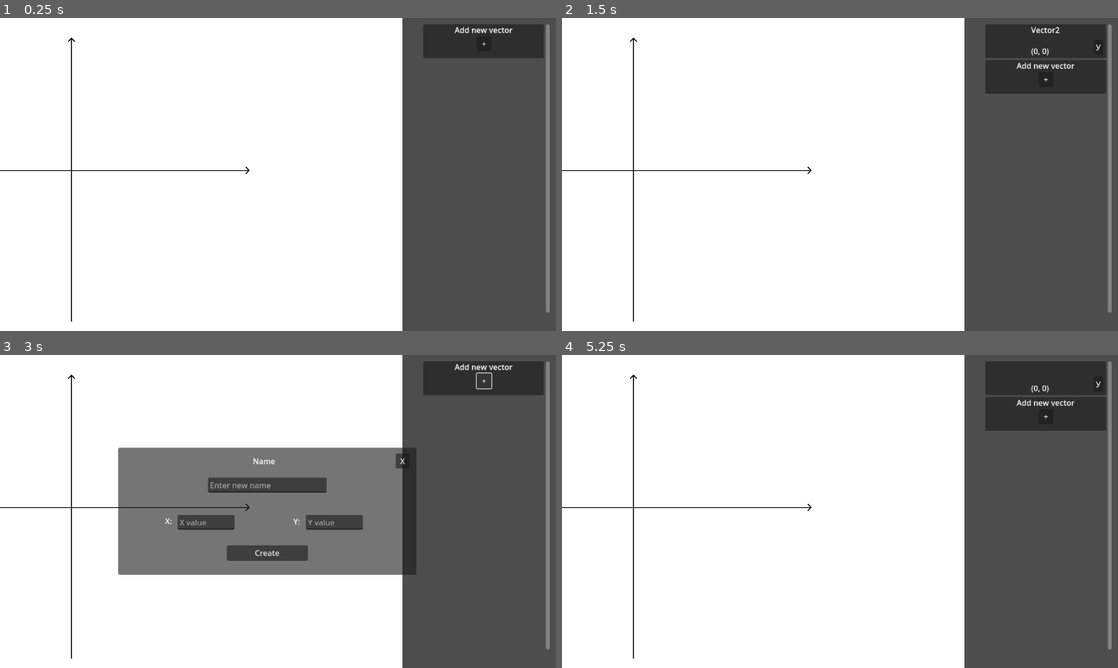
Above: before the commit, frames 1-4 (two rows, left to right).
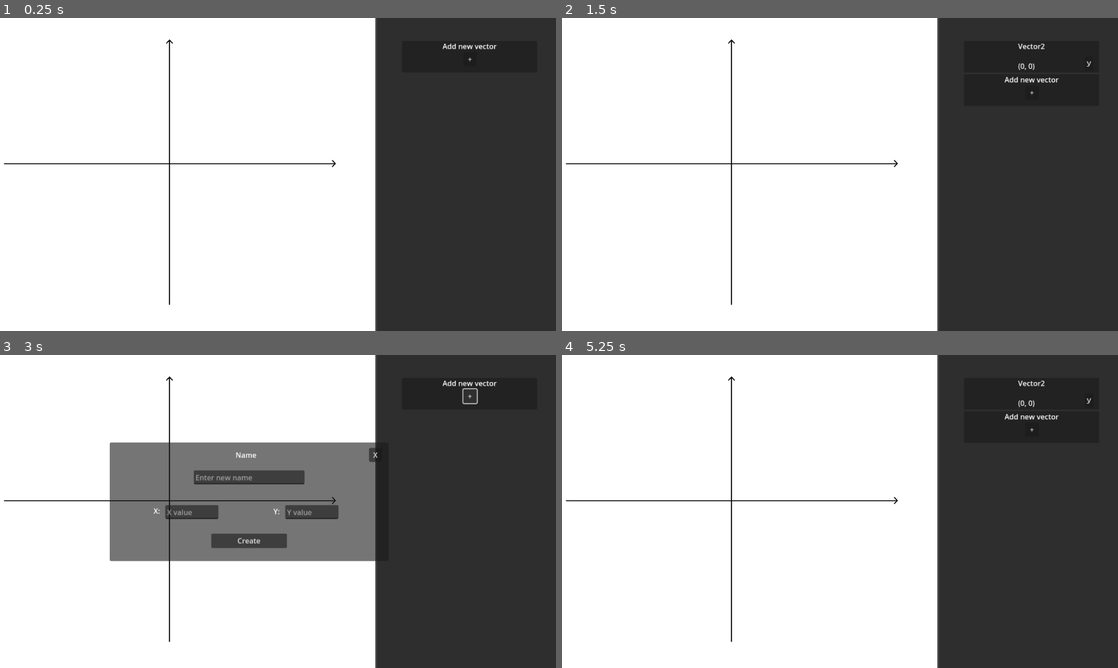
Above: after the commit, the same moments.

Repository: Abrakodabra545/GodotVectorsPlotter
Game: Godot game, scene res://MAINMain.tscn
Two runs of this game, one before a commit and one after it. Both use one fixed random seed, a clock stepped at 60 frames per second and the inputs below.
Inputs:
- Up to frame 1 (0.25 s): no input
- Up to frame 2 (1.5 s): click "+" at 0.5 s; click "Create" at 1.25 s
- Up to frame 3 (3 s): click "У" at 2 s; click "+" at 2.75 s
- Up to frame 4 (5.25 s): click "Х" at 3.5 s; click "+" at 4.25 s; click "Create" at 5 s

The runs differ from the first frame. In frame 1, 31% of the frame differs, in the area x 0-100%, y 0-100%; in frame 2, 29%; in frame 3, 37%; in frame 4, 29%.

Commit message:
Add files via upload

Diff:
--- a/TOEDiagram/AddNewVectorMenuScript.gd
+++ b/TOEDiagram/AddNewVectorMenuScript.gd
@@ -23,6 +23,9 @@
 	xInput.clear()
 	yInput.clear()
 	nameInput.clear()
+	newName = "Vector2"
+	newXPos = 0.0
+	newYPos = 0.0
 
 
 func _on_name_input_text_changed(new_text):
@@ -34,7 +37,7 @@
 
 
 func _on_y_input_text_changed(new_text):
-	newYPos = float(new_text)
+	newYPos = -float(new_text)
 
 
 func _on_create_button_button_up():
--- a/TOEDiagram/MAINMain.gd
+++ b/TOEDiagram/MAINMain.gd
@@ -3,10 +3,12 @@
 
 var listOfVectorsName = []
 var listOfVectorsPosition = []
+var listofVectorsObject = []
 
-@onready var UIListOfVectors = $UI/ScrollContainer/VBoxContainer
+@onready var UIListOfVectors = $Camera2D/UI/Panel/ScrollContainer/VBoxContainer
 @onready var vectorPanel = load("res://vector_panel.tscn")
-@onready var addMeny = $UI/AddMenu
+@onready var addMeny = $Camera2D/UI/AddMenu
+@onready var buildingPlane = $BuildingPlane
 
 func _ready():
 	refreshListOfVectors()
@@ -14,6 +16,8 @@
 
 
 func refreshListOfVectors():
+	buildingPlane.delete_all()
+
 	for child in UIListOfVectors.get_children():
 		child.queue_free()
 
@@ -23,8 +27,9 @@
 		vectorToAdd.set_name_of_vector(listOfVectorsName[currentVector])
 		vectorToAdd.set_coord_of_vector(listOfVectorsPosition[currentVector])
 		vectorToAdd.deleteVectorPressed.connect(deleteVector.bind())
-		vectorToAdd.vectorId = currentVector
+		vectorToAdd.set_vector_id(currentVector)
 		UIListOfVectors.add_child(vectorToAdd)
+		buildingPlane.build_vector(listOfVectorsPosition[currentVector], currentVector)
 
 	var vectorToAdd = vectorPanel.instantiate()
 	vectorToAdd.set_panel_to_addview()
@@ -37,6 +42,7 @@
 func deleteVector(id):
 	listOfVectorsName.remove_at(id)
 	listOfVectorsPosition.remove_at(id)
+
 	refreshListOfVectors()
 
 func _on_add_menu_create_button_pressed():
--- a/TOEDiagram/MAINMain.tscn
+++ b/TOEDiagram/MAINMain.tscn
@@ -1,40 +1,80 @@
-[gd_scene load_steps=4 format=3 uid="uid://bpdfg7dpoprh"]
+[gd_scene load_steps=5 format=3 uid="uid://bpdfg7dpoprh"]
 
 [ext_resource type="Texture2D" uid="uid://kx0f82r8sjca" path="res://KoordSystem.png" id="1_4cqm0"]
 [ext_resource type="Script" path="res://MAINMain.gd" id="1_a0v0q"]
 [ext_resource type="PackedScene" uid="uid://cm4b36u6cvobq" path="res://AddNewVectorMenu.tscn" id="3_tdqqg"]
+[ext_resource type="PackedScene" uid="uid://dy4qtqe5yg1tw" path="res://building_plane.tscn" id="4_cdt31"]
 
 [node name="Main" type="Node2D"]
 script = ExtResource("1_a0v0q")
+metadata/_edit_horizontal_guides_ = [321.0]
+metadata/_edit_vertical_guides_ = [378.0]
 
 [node name="KoordSystem" type="Sprite2D" parent="."]
-position = Vector2(166.841, 360.8)
+position = Vector2(378, 321)
 scale = Vector2(0.418345, 0.437857)
 texture = ExtResource("1_4cqm0")
+offset = Vector2(-504.748, 90.8972)
 
-[node name="UI" type="Control" parent="."]
+[node name="BuildingPlane" parent="." instance=ExtResource("4_cdt31")]
+position = Vector2(378, 321)
+
+[node name="VectorsBase" type="Node2D" parent="."]
+position = Vector2(148, 316)
+
+[node name="Camera2D" type="Camera2D" parent="."]
+position = Vector2(618, 345)
+zoom = Vector2(1.038, 1.038)
+
+[node name="UI" type="Control" parent="Camera2D"]
 layout_mode = 3
-anchors_preset = 0
-offset_right = 1151.0
-offset_bottom = 649.0
+anchors_preset = 15
+anchor_right = 1.0
+anchor_bottom = 1.0
+offset_left = -618.0
+offset_top = -345.0
+offset_right = -618.0
+offset_bottom = -345.0
+grow_horizontal = 2
+grow_vertical = 2
+metadata/_edit_use_anchors_ = true
 
-[node name="ScrollContainer" type="ScrollContainer" parent="UI"]
+[node name="Panel" type="Panel" parent="Camera2D/UI"]
 layout_mode = 1
-anchors_preset = -1
-anchor_left = 0.708
-anchor_right = 1.006
-anchor_bottom = 1.0
-offset_left = 62.092
-offset_top = 13.0
-offset_right = -18.906
-offset_bottom = -39.0
+anchors_preset = 6
+anchor_left = 1.0
+anchor_top = 0.5
+anchor_right = 1.0
+anchor_bottom = 0.5
+offset_left = 837.0
+offset_top = -4.0
+offset_right = 1247.0
+offset_bottom = 704.0
+grow_horizontal = 0
+grow_vertical = 2
+
+[node name="ScrollContainer" type="ScrollContainer" parent="Camera2D/UI/Panel"]
+custom_minimum_size = Vector2(250, 100)
+layout_mode = 1
+anchors_preset = 6
+anchor_left = 1.0
+anchor_top = 0.5
+anchor_right = 1.0
+anchor_bottom = 0.5
+offset_left = -354.0
+offset_top = -301.0
+offset_bottom = 301.0
+grow_horizontal = 0
+grow_vertical = 2
 vertical_scroll_mode = 2
 
-[node name="VBoxContainer" type="VBoxContainer" parent="UI/ScrollContainer"]
+[node name="VBoxContainer" type="VBoxContainer" parent="Camera2D/UI/Panel/ScrollContainer"]
 custom_minimum_size = Vector2(100, 50)
+layout_direction = 1
 layout_mode = 2
+size_flags_horizontal = 4
 
-[node name="AddMenu" parent="UI" instance=ExtResource("3_tdqqg")]
+[node name="AddMenu" parent="Camera2D/UI" instance=ExtResource("3_tdqqg")]
 visible = false
 layout_mode = 0
 offset_left = 245.0
@@ -42,8 +82,5 @@
 offset_right = 863.0
 offset_bottom = 455.0
 
-[node name="VectorsBase" type="Node2D" parent="."]
-position = Vector2(148, 316)
-
-[connection signal="createButtonPressed" from="UI/AddMenu" to="." method="_on_add_menu_create_button_pressed"]
-[connection signal="exitButtonPressed" from="UI/AddMenu" to="." method="_on_add_menu_exit_button_pressed"]
+[connection signal="createButtonPressed" from="Camera2D/UI/AddMenu" to="." method="_on_add_menu_create_button_pressed"]
+[connection signal="exitButtonPressed" from="Camera2D/UI/AddMenu" to="." method="_on_add_menu_exit_button_pressed"]
--- /dev/null
+++ b/TOEDiagram/UI.tscn
@@ -0,0 +1,54 @@
+[gd_scene load_steps=2 format=3 uid="uid://cikpknk46m0yl"]
+
+[ext_resource type="PackedScene" uid="uid://cm4b36u6cvobq" path="res://AddNewVectorMenu.tscn" id="1_vmf2f"]
+
+[node name="Control" type="Control"]
+layout_mode = 3
+anchors_preset = 15
+anchor_right = 1.0
+anchor_bottom = 1.0
+grow_horizontal = 2
+grow_vertical = 2
+
+[node name="Panel" type="Panel" parent="."]
+layout_mode = 1
+anchors_preset = 6
+anchor_left = 1.0
+anchor_top = 0.5
+anchor_right = 1.0
+anchor_bottom = 0.5
+offset_left = 837.0
+offset_top = -4.0
+offset_right = 1247.0
+offset_bottom = 704.0
+grow_horizontal = 0
+grow_vertical = 2
+
+[node name="ScrollContainer" type="ScrollContainer" parent="Panel"]
+custom_minimum_size = Vector2(250, 100)
+layout_mode = 1
+anchors_preset = 6
+anchor_left = 1.0
+anchor_top = 0.5
+anchor_right = 1.0
+anchor_bottom = 0.5
+offset_left = -354.0
+offset_top = -301.0
+offset_bottom = 301.0
+grow_horizontal = 0
+grow_vertical = 2
+vertical_scroll_mode = 2
+
+[node name="VBoxContainer" type="VBoxContainer" parent="Panel/ScrollContainer"]
+custom_minimum_size = Vector2(100, 50)
+layout_direction = 1
+layout_mode = 2
+size_flags_horizontal = 4
+
+[node name="AddMenu" parent="." instance=ExtResource("1_vmf2f")]
+visible = false
+layout_mode = 0
+offset_left = 245.0
+offset_top = 192.0
+offset_right = 863.0
+offset_bottom = 455.0
--- a/TOEDiagram/VectorPanel.gd
+++ b/TOEDiagram/VectorPanel.gd
@@ -21,11 +21,17 @@
 		nameLabel.set_text(vectorName)
 	else:
 			nameLabel.set_text(vectorName)
-			coordLabel.set_text(str(vectorCoord))
+			coordLabel.set_text(str(vectorCoord * Vector2(1, -1)))
+
 
 
 func set_panel_to_addview():
 	addView = true
+
+func set_vector_id(id):
+	vectorId = id
+func get_vector_id():
+	return vectorId
 
 func set_name_of_vector(nameOfThisVector):
 	vectorName = nameOfThisVector
--- /dev/null
+++ b/TOEDiagram/VectorScript.gd
@@ -0,0 +1,22 @@
+extends Node2D
+
+var vectorCoord = Vector2(0, 0)
+var vectorWidth = 2.0
+
+func _ready():
+	queue_redraw()
+	add_to_group("vectors")
+
+func delete_this_vector():
+	queue_free()
+
+func _draw():
+	draw_line(Vector2(0, 0), vectorCoord, Color.BLACK, vectorWidth, true)
+
+func set_coord(coordForThisVector):
+	vectorCoord = coordForThisVector
+func get_coord():
+	return vectorCoord
+
+func delete_current_vector():
+	queue_free()
--- /dev/null
+++ b/TOEDiagram/building_plane.tscn
@@ -0,0 +1,6 @@
+[gd_scene load_steps=2 format=3 uid="uid://dy4qtqe5yg1tw"]
+
+[ext_resource type="Script" path="res://building_planeScript.gd" id="1_4ie7l"]
+
+[node name="BuildingPlane" type="Node2D" groups=["vectors"]]
+script = ExtResource("1_4ie7l")
--- /dev/null
+++ b/TOEDiagram/building_planeScript.gd
@@ -0,0 +1,22 @@
+extends Node2D
+
+
+var listOfVectors = []
+
+signal deleteAllVectors
+
+@onready var vectorObject = load("res://vector.tscn")
+
+func build_vector(coords, id):
+	var vectorToBuild = vectorObject.instantiate()
+	vectorToBuild.name = str(id)
+	vectorToBuild.set_coord(coords)
+	add_child(vectorToBuild)
+	listOfVectors += [get_node(str(id))]
+
+
+
+func delete_all():
+	if listOfVectors.size() != 0:
+		get_tree().call_group("vectors", "delete_this_vector")
+		listOfVectors.clear()
--- a/TOEDiagram/project.godot
+++ b/TOEDiagram/project.godot
@@ -17,7 +17,8 @@
 
 [display]
 
-window/stretch/mode="viewport"
+window/size/viewport_width=1280
+window/size/viewport_height=720
 window/stretch/aspect="expand"
 
 [rendering]
--- /dev/null
+++ b/TOEDiagram/vector.tscn
@@ -0,0 +1,6 @@
+[gd_scene load_steps=2 format=3 uid="uid://dj4p62ofbb6gi"]
+
+[ext_resource type="Script" path="res://VectorScript.gd" id="1_7yrr0"]
+
+[node name="Vector" type="Node2D"]
+script = ExtResource("1_7yrr0")
--- a/TOEDiagram/vector_panel.tscn
+++ b/TOEDiagram/vector_panel.tscn
@@ -3,7 +3,7 @@
 [ext_resource type="Script" path="res://VectorPanel.gd" id="1_cqrfv"]
 
 [node name="VectorPanel" type="Panel"]
-custom_minimum_size = Vector2(250, 70)
+custom_minimum_size = Vector2(300, 70)
 anchors_preset = -1
 anchor_right = 0.217
 anchor_bottom = 0.108
@@ -54,10 +54,10 @@
 
 [node name="DeleteButton" type="Button" parent="."]
 layout_mode = 0
-offset_left = 225.0
-offset_top = 32.0
-offset_right = 244.0
-offset_bottom = 63.0
+offset_left = 268.0
+offset_top = 35.0
+offset_right = 287.0
+offset_bottom = 66.0
 text = "У"
 
 [connection signal="button_up" from="Button" to="." method="_on_button_button_up"]
Binary file changed: TOEDiagram/KoordSystem.png
